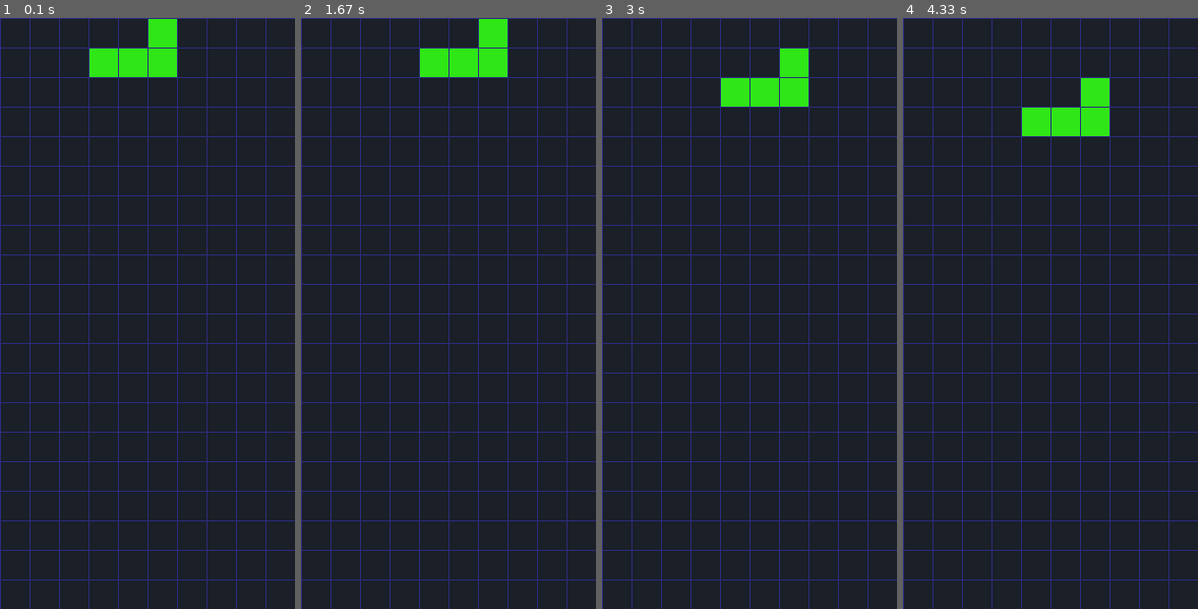
Above: before the commit, frames 1-4 (left to right).
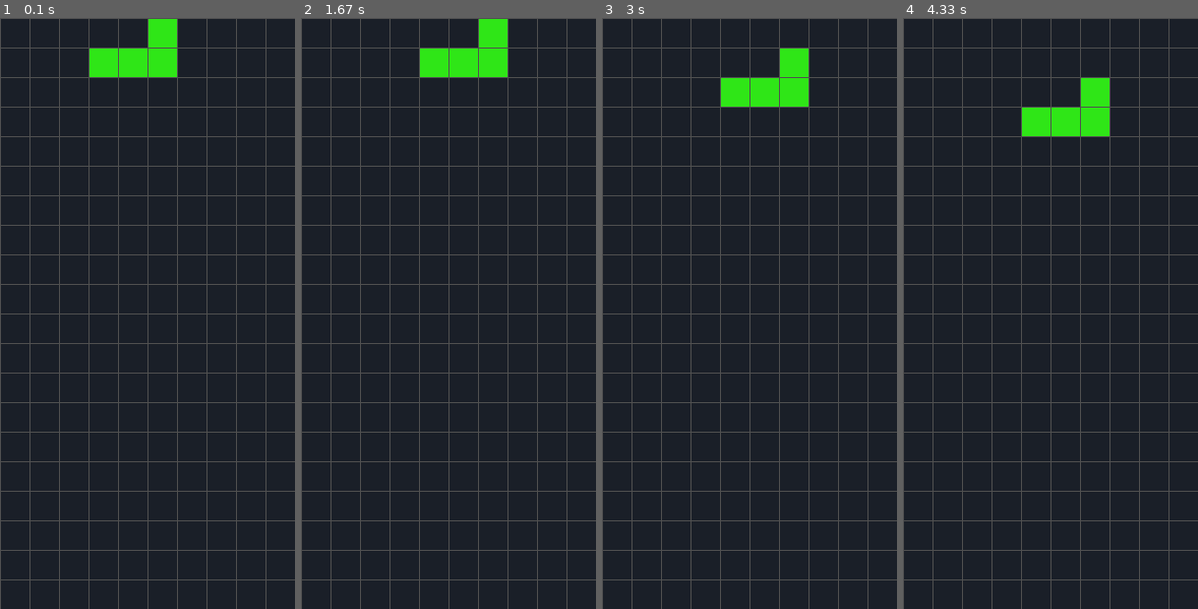
Above: after the commit, the same moments.

Repository: ChechiDev/Pygame-Tetris
Game: pygame game, started from main.py
Same seed, same stepped clock (60 frames per second), same inputs: the game is played once before the commit and once after it.
Inputs:
- Up to frame 1 (0.1 s): no input
- Up to frame 2 (1.67 s): hold Right 0.33-0.8 s; hold Right 0.83-1.3 s; hold Left from 1.33 s (still down)
- Up to frame 3 (3 s): release Left at 1.87 s; hold Down 1.9-2.2 s; hold Left 2.23-2.63 s; hold Right from 2.67 s (still down)
- Up to frame 4 (4.33 s): release Right at 3.3 s; hold Down 3.33-3.7 s; hold Left 3.73-4.2 s; hold Right from 4.23 s (still down)

The runs differ from the first frame. In frame 1, 6.6% of the frame differs, in the area x 0-100%, y 0-100%; in frame 2, 6.6%; in frame 3, 6.6%; in frame 4, 6.6%.

Commit message:
ADD: game.py => Wall colition detection for blocks

Diff:
--- a/blocks.py
+++ b/blocks.py
@@ -6,7 +6,7 @@
 # Subclase heredada de Block, para configurar la pieza y rotación
 class LBlock(Block):
     def __init__(self):
-        super().__init__(id = 1)
+        super().__init__(id = 1) # id único de cada pieza
 
         self._cells = {
             0: [Position(0, 2), Position(1, 0), Position(1, 1), Position(1, 2)],
--- a/config.py
+++ b/config.py
@@ -1,3 +1,3 @@
 SCREEN_WIDTH = 300
 SCREEN_HEIGHT = 600
-BACKGROUND_COLOR = (44, 44, 127)  # or (26, 31, 40) for dark grey
+BACKGROUND_COLOR = (80, 80, 80)  # or (26, 31, 40) for dark grey, dark-blue, darkblue (44, 44, 127)
--- a/game.py
+++ b/game.py
@@ -1,6 +1,7 @@
 # game.py
 
 from grid import Grid
+from block import Block
 from blocks import *
 import random
 
@@ -26,6 +27,7 @@
             ZBlock()
         ]
 
+
     def get_rdm_block(self):
         """ Returns a random block and removes it from the available blocks list """
 
@@ -42,13 +44,35 @@
         """ Move the current block one cell to the left """
         self._current_block.move(0, -1)
 
+        if self.block_inside() == False:
+            self._current_block.move(0, 1) # Si se retorna false, devolvemos la pieza a la posición anterior
+
+
     def move_right(self):
         """ Move the current block one cell to the right """
         self._current_block.move(0, 1)
 
+        if self.block_inside() == False:
+            self._current_block.move(0, -1)
+
+
     def move_down(self):
         """ Move the current block one cell down """
         self._current_block.move(1, 0)
+
+        if self.block_inside() == False:
+            self._current_block.move(-1, 0)
+
+
+    def block_inside(self):
+        """ Check if the current block is inside the grid boundaries """
+
+        slots = self._current_block.get_cell_position()
+        for slot in slots:
+            if self._grid.is_inside(slot._row, slot._col) == False:
+                return False
+
+            return True
 
 
     def draw(self, screen):
--- a/grid.py
+++ b/grid.py
@@ -1,7 +1,5 @@
 # grid.py
 
-import pprint
-import os
 import pygame
 from colors import Colors
 
@@ -27,6 +25,14 @@
             print(" ".join(str(cell) for cell in r)) # Printamos los 0 de cada  fila del grid con salto de linea.
 
 
+    # Colition wall checker
+    def is_inside(self, row, col):
+        if row >= 0 and row < self._row and col >= 0 and col < self._col:
+            return True
+
+        return False
+
+
     def draw(self, screen): # Dibujamos el rectangulo de 'RECT'
         """ Draws the grid cells as rectangles on the given screen surface """
 
@@ -46,9 +52,3 @@
 
                 # importamos el pygame.rect(3 args => (surface(screen de la pantalla), color(lista de colores), rect))
                 pygame.draw.rect(screen, self._colors[cell_value], cell_rect)
-
-
-if __name__ == "__main__":
-    os.system("cls")
-    g = Grid()
-    g.draw()
